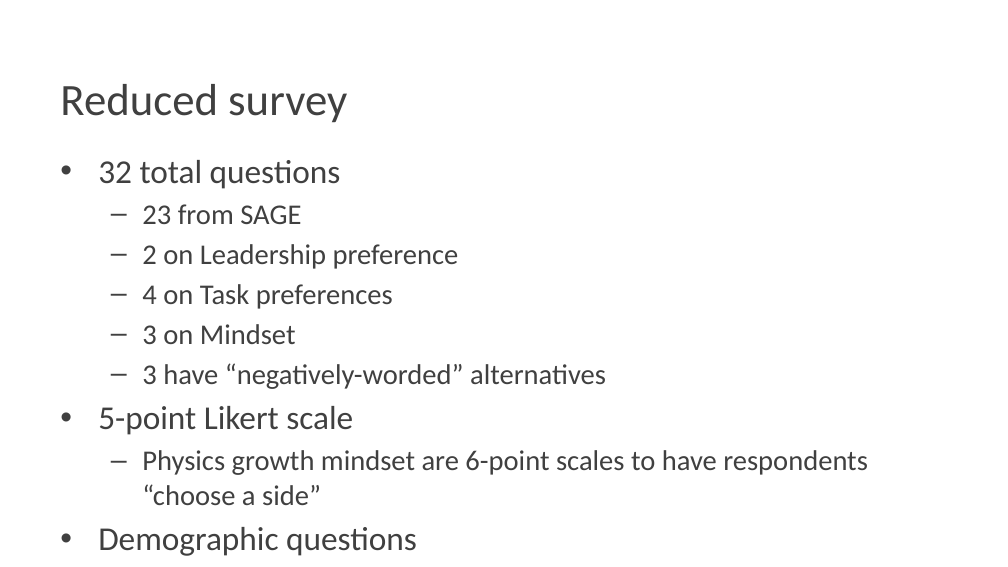
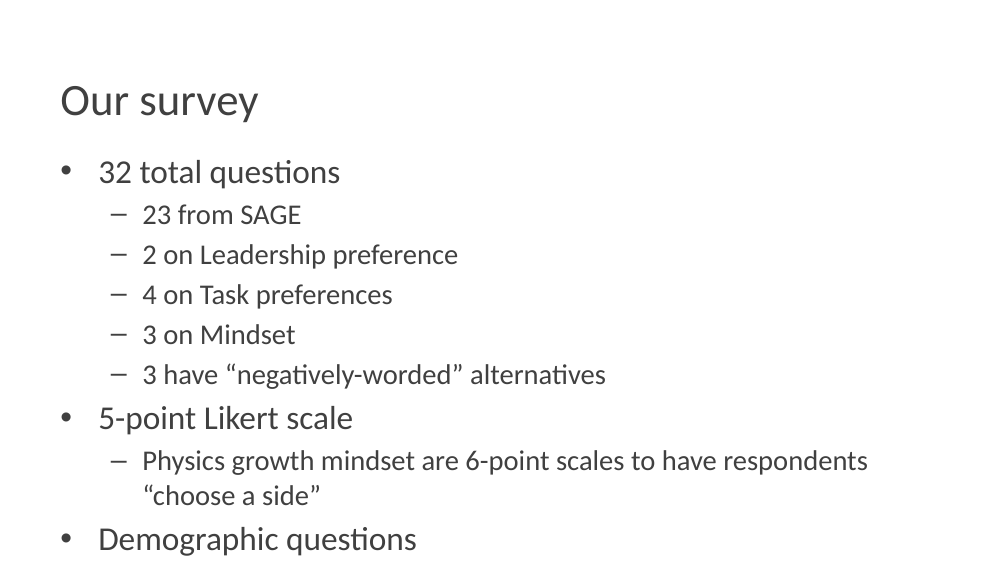
Before and after one commit to Pontigre/PER_analysis, a slide deck: slide 6 of Analysis_explanation.pptx (slide 3 before the commit). Drawn at 1008x567 pixels with LibreOffice and Linux fonts; fonts in the diff are those of the drawing; background and template pictures are left out. Boxes give left, top, right and bottom in pixels: in the first picture for what was removed or moved away, otherwise in the second. Text is boxed around its words. In the diff, an @@ line names an element or a change of style, - is before the commit and + after.

```diff
--- a/Analysis_explanation.pptx
+++ b/Analysis_explanation.pptx
@@ title at (60, 86, 258, 123): text changed @@
-Reduced survey
+Our survey
```
Also in this commit, not shown: 2 other slides changed, 4 slides added.
